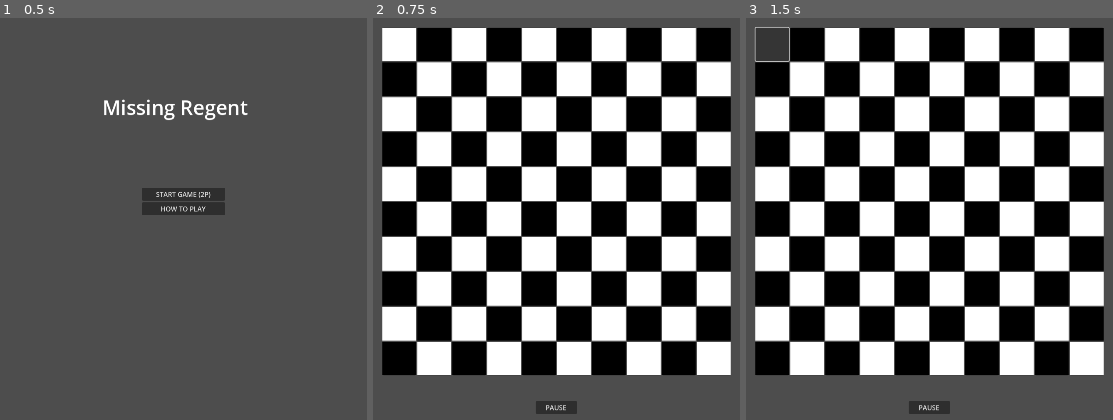
Above: before the commit, frames 1-3 (left to right).
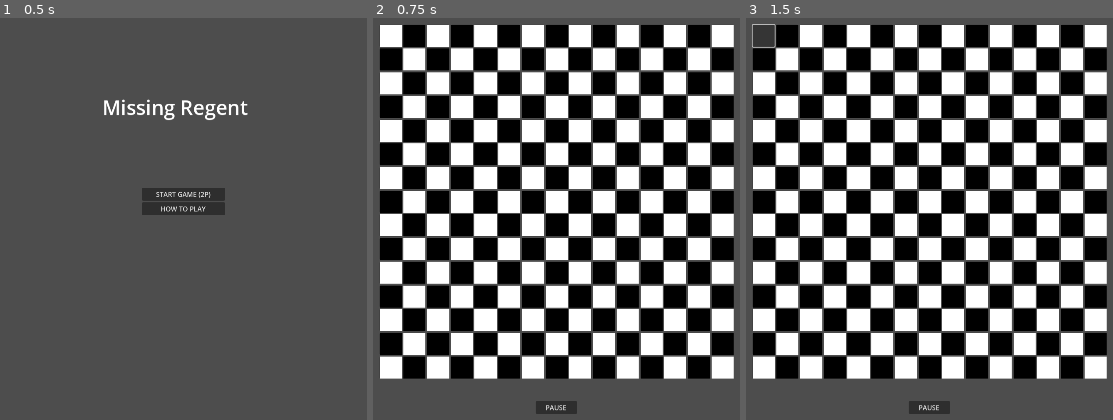
Above: after the commit, the same moments.

Repository: Aeyil/incomplete-jam-game
Game: Godot game, scene res://main_menu/main_menu.tscn
Same seed, same stepped clock (60 frames per second), same inputs: the game is played once before the commit and once after it.
Inputs (mouse positions are in pixels of both pictures, inside the frame that each line leads up to):
- Up to frame 1 (0.5 s): no input
- Up to frame 2 (0.75 s): click "START GAME (2P)" at 0.5 s
- Up to frame 3 (1.5 s): click (771, 46) at 1.27 s

Frame 1 is identical in both runs. In frame 2, 50% of the frame differs, in the area x 1-99%, y 1-90%; in frame 3, 50%.
Error after the commit: Invalid type in function 'set_player' in base 'Control (Pawn)'. Cannot convert argument 1 from String to int. (res://board/chess_board.gd:65)

Commit message:
added some board logic

Diff:
--- a/board/chess_board.gd
+++ b/board/chess_board.gd
@@ -8,14 +8,29 @@
 
 @export var cell_object : PackedScene
 
+# TODO: Update for other pieces
+var pawn : PackedScene = preload("res://pieces/pawn.tscn")
+var rook : PackedScene = preload("res://pieces/pawn.tscn")
+var knight : PackedScene = preload("res://pieces/pawn.tscn")
+var bishop : PackedScene = preload("res://pieces/pawn.tscn")
+var queen : PackedScene = preload("res://pieces/pawn.tscn")
+
+
+var piece_amount: Array[int] = [8,2,2,2,1]
+var piece_scenes: Array[PackedScene] = [pawn, rook, knight, bishop, queen]
+
 var black : Color = Color(0,0,0)
 var white : Color = Color(255,255,255)
 
 var all_cells : Array[Cell] =[]
 
+var pieces_white : Array[Piece] = []
+var pieces_black : Array[Piece] = []
+
 func _ready():
 	columns = cell_columns
 	fill_board_with_cells()
+	spawn_pieces()
 
 
 func fill_board_with_cells():
@@ -37,3 +52,21 @@
 			all_cells.push_back(new_cell)
 		if cell_columns % 2 == 0:
 			last_black = !last_black
+
+
+func spawn_pieces():
+	pieces_white = []
+	pieces_black = []
+	for player in Enum.PLAYER:
+		var spawn_counter = 0
+		for amount_index in piece_amount.size()-1:
+			for i in piece_amount[amount_index]-1:
+				var new_piece : Piece = piece_scenes[amount_index].instantiate()
+				new_piece.set_player(player)
+				if player == Enum.PLAYER.WHITE:
+					pieces_white.push_back(new_piece)
+				else:
+					pieces_black.push_back(new_piece)
+				spawn_counter += 1
+		print("Pieces Spawned:")
+		print(spawn_counter)
--- a/core/gameplay_manager.gd
+++ b/core/gameplay_manager.gd
@@ -5,18 +5,56 @@
 @export var pause_menu_scene : PackedScene = preload("res://pause_menu/pause_menu.tscn")
 @export var board : ChessBoard
 
-enum PLAYER { WHITE, BLACK }
-enum TURN { ATTACK, PUSH } # ATTACK is non-pawn, Push is pawn-only
+var current_player : Enum.PLAYER
+var current_turn : Enum.TURN
+
+var selected_piece : Piece
 
 func _ready():
 	for cell in board.all_cells:
 		cell.cell_chosen.connect(on_cell_chosen)
+	for piece in board.pieces_white:
+		piece.piece_selected(on_piece_selected)
+		piece.piece_unselected(on_piece_unselected)
+	for piece in board.pieces_black:
+		piece.piece_selected(on_piece_selected)
+		piece.piece_unselected(on_piece_unselected)
+	start()
 
+
+func start():
+	board.show_interaction_for_player(current_player,current_turn)
 
 func on_cell_chosen(cell_number: int):
 	print(cell_number)
-	# logic for moving a piece to chosen cell
-	pass
+	# TODO: Call logic for pieces/board interactions
+	end_turn()
+
+
+func on_piece_selected(piece : Piece):
+	print("Piece selected")
+	selected_piece = piece
+	board.show_interaction_for_piece(piece)
+
+
+func on_piece_unselected(piece : Piece):
+	if selected_piece == piece:
+		print("Piece unselected")
+		selected_piece = null
+		board.show_interaction_for_player(current_player,current_turn)
+
 
 func _on_pause_button_pressed():
 	add_child(pause_menu_scene.instantiate())
+
+
+func end_turn():
+	if current_turn == Enum.TURN.ATTACK:
+		current_turn = Enum.TURN.PUSH
+	else:
+		if current_player == Enum.PLAYER.WHITE:
+			current_player = Enum.PLAYER.BLACK
+		else:
+			current_player = Enum.PLAYER.WHITE
+		current_turn = Enum.TURN.ATTACK
+	board.show_interaction_for_player(current_player,current_turn)
--- a/core/gameplay_scene.tscn
+++ b/core/gameplay_scene.tscn
@@ -28,6 +28,8 @@
 grow_horizontal = 2
 grow_vertical = 2
 script = ExtResource("2_wvq6k")
+cell_columns = 15
+cell_rows = 15
 cell_object = ExtResource("3_0hpuc")
 
 [node name="PauseButton" type="Button" parent="."]
--- /dev/null
+++ b/globals/enum.gd
@@ -0,0 +1,4 @@
+extends Node
+
+enum PLAYER { WHITE, BLACK }
+enum TURN { ATTACK, PUSH } # ATTACK is non-pawn, Push is pawn-only
--- a/pause_menu/pause_menu.gd
+++ b/pause_menu/pause_menu.gd
@@ -1,5 +1,4 @@
 extends Node
-
 
 func _on_button_pressed():
 	SignalHub.end_current_game.emit()
--- a/pieces/piece.gd
+++ b/pieces/piece.gd
@@ -1,3 +1,8 @@
 extends Node
 
 class_name Piece
+
+var owning_player : Enum.PLAYER
+
+func set_player(player : Enum.PLAYER):
+	owning_player = player
--- a/project.godot
+++ b/project.godot
@@ -19,6 +19,7 @@
 
 SignalHub="*res://globals/signal_hub.gd"
 SceneManager="*res://globals/scene_manager.gd"
+Enum="*res://globals/enum.gd"
 
 [display]
 
Not shown, added: export_presets.cfg
Not shown, added: globals/enum.gd.uid
